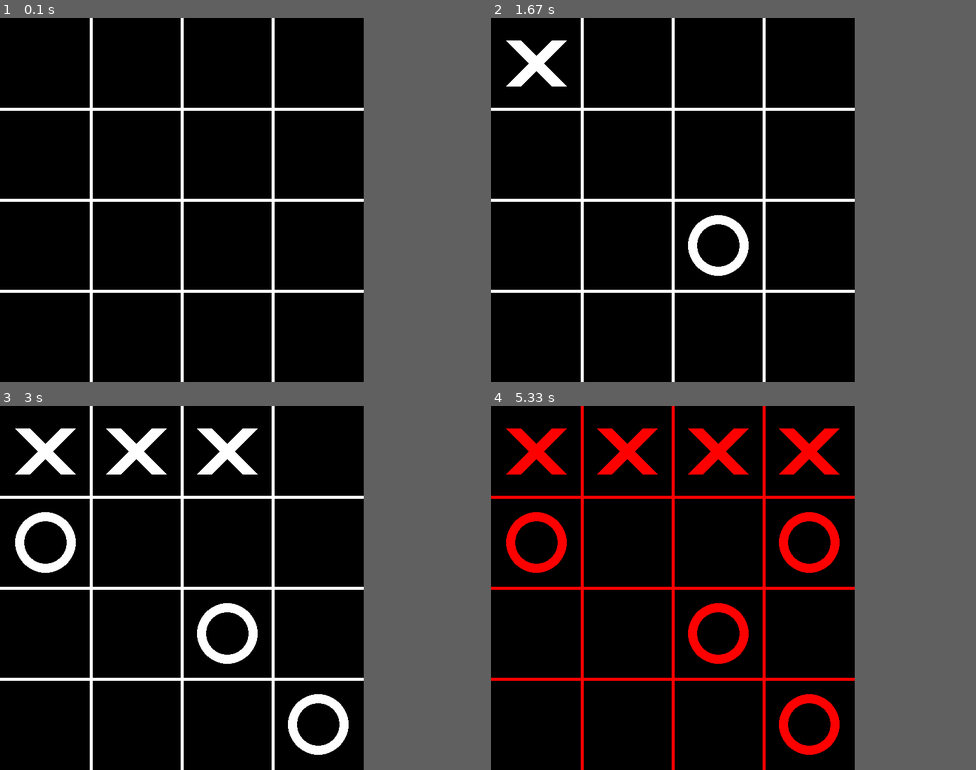
Above: before the commit, frames 1-4 (two rows, left to right).
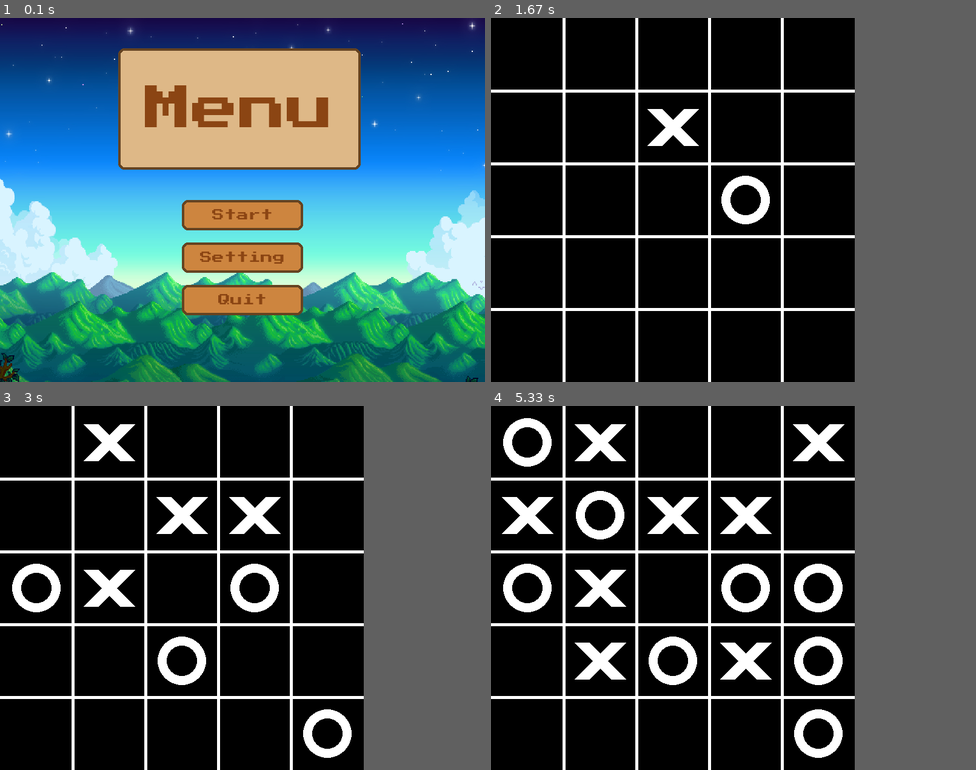
Above: after the commit, the same moments.

Repository: reality8080/PyGame-Caro-Demo
Game: pygame game, started from main.py
The game is run twice, just before and just after one commit, with the same random seed, the same clock (stepped at 60 frames per second) and the same inputs.
Inputs (mouse positions are in pixels of both pictures, inside the frame that each line leads up to):
- Up to frame 1 (0.1 s): no input
- Up to frame 2 (1.67 s): click (733, 200) at 0.38 s; click (588, 203) at 0.72 s; hold R 1-1.47 s; click (714, 232) at 1.55 s
- Up to frame 3 (3 s): click (53, 577) at 1.88 s; click (184, 624) at 2.22 s; click (320, 726) at 2.55 s
- Up to frame 4 (5.33 s): click (801, 682) at 3.38 s; click (806, 558) at 3.72 s; click (558, 540) at 4.05 s; click (563, 464) at 4.38 s; click (588, 653) at 4.72 s; click (592, 522) at 5.05 s
In our replay, in frame 1 the window is 600x600 before the commit and 800x600 after it. These sizes can differ from the game's own. Grey fills any space a smaller window leaves; there, only what the larger window draws over its background counts as a difference.

The runs differ from the first frame. In frame 1, 98% of the frame differs, in the area x 0-100%, y 0-100%; in frame 2, 11%; in frame 3, 16%; in frame 4, 22%.

Commit message:
Save_5_4_2025

Diff:
--- a/InformedSearch/BestFirstSearch.py
+++ b/InformedSearch/BestFirstSearch.py
@@ -10,9 +10,9 @@
                 score += 10
             elif checkBoard[row][col] == 1:  # Người chơi
                 score -= 10
-    if checkWin( checkBoard,2):
+    if checkWin( checkBoard,2,boardRows,boardCols):
         return 1000
-    elif checkWin( checkBoard,1):
+    elif checkWin( checkBoard,1,boardRows,boardCols):
         return -1000
     return score
 
@@ -25,7 +25,7 @@
         for col in range(boardCols):
             if(board[row][col]==0):
                 board[row][col]=opponent
-                if checkWin(board,opponent):
+                if checkWin(board,opponent,boardRows,boardCols):
                     board[row][col]=0
                     markSquare(board,row,col,2)
                     return True
--- a/InformedSearch/miniMax.py
+++ b/InformedSearch/miniMax.py
@@ -1,70 +1,199 @@
 from checkWin import checkWin
 from isFullBoard import isBoardFull
 from MarkSquare import markSquare
+from concurrent.futures import ThreadPoolExecutor
+import numpy as np
+from functools import lru_cache
+
+# Do sau
+maxDepth=5
+# Moi do sau chon ra
+beamWidth=5
+
+def evaluatePosition(board, boardRows,boardCols,player,row,col):
+    winCondition = min(5, min(boardRows, boardCols))
+    allDirections=[(-1,0),(0,-1),(1,0),(0,1),(-1,-1),(-1,1),(1,-1),(1,1)]
+    totalScore=0
+
+    for dr,dc in allDirections:
+        count = 1
+        blocked=0
+        for i in range(1, winCondition):
+            r,c = row + dr*i, col + dc*i
+            if 0 <= r < boardRows and 0 <= c <boardCols:
+                if board[r][c]==player:
+                    count+=1
+                elif board[r][c] == 0:
+                    break
+                else:
+                    blocked+=1
+                    break
+
+        if count >= winCondition:
+            return 100000
+        score = 0
+        if count == 4 and blocked ==0:
+            score = 10000
+        elif count == 3 and blocked == 0:
+            score = 1000
+        else:
+            score = count ** 3
+
+        r1,c1=row-dr,col-dc
+        r2,c2=row+dr*count,col+dc*count
+        openEnds=0
+        if 0<=r1<boardRows and 0<=c1<boardCols and board[r1][c1]==0:
+            openEnds+=1
+        if 0<=r2<boardRows and 0<=c2<boardCols and board[r2][c2]==0:
+            openEnds+=1
+        totalScore += score*(openEnds+1)
+    centerDist=abs(row-boardRows//2)+abs(col-boardCols//2)
+    totalScore+=(boardRows//2-centerDist)*10
+    return totalScore
+
+def evaluateOpenness(board, row, col,dr,dc,count, player, boardRows, boardCols):
+    openEnds=0
+
+    r1,c1 = row -dr, col - dc
+    if 0 <= r1 < boardRows and 0 <= c1 < boardCols and board[r1][c1] == 0:
+        openEnds+=1
+    r2,c2 = row + dr*count, col + dc*count
+    if 0 <= r2 < boardRows and 0 <= c2 < boardCols and board[r2][c2] == 0:
+        openEnds+=1
+    return openEnds * 10 *count
+
 
 def evaluateBoard(checkBoard,boardRows,boardCols):
     score = 0
     for row in range(boardRows):
         for col in range(boardCols):
             if checkBoard[row][col] == 2:  # AI
-                score += 10
+                score += evaluatePosition(checkBoard,row,col,2,boardRows,boardCols)
+                if (row>=boardRows//2-1 and
+                    row <=boardRows//2+1 and
+                    col >=boardCols//2-1 and
+                    col <= boardCols//2+1):
+                    score+=3
             elif checkBoard[row][col] == 1:  # Người chơi
-                score -= 10
-    if checkWin( checkBoard,2):
-        return 1000
-    elif checkWin( checkBoard,1):
-        return -1000
+                score -= evaluatePosition(checkBoard,row,col,1,boardRows, boardCols)
+    if checkWin( checkBoard,2,boardRows,boardCols):
+        return 100000
+    elif checkWin( checkBoard,1,boardRows,boardCols):
+        return -100000
     return score
 
+def quickEvaluate(board, row, col, boardRows, boardCols):
+
+    player=board[row][col]
+    opponent= 1 if player==2 else 2
+    attackScore = evaluatePosition(board, row,col, player, boardRows, boardCols)
+    board[row][col]=opponent
+    defenceScore=evaluatePosition(board,row,col,opponent,boardRows, boardCols)*0.8
+    board[row][col]=player
+    return attackScore+defenceScore
+
+def getRelevantMoves(board, boardRows, boardCols):
+    relevantMoves = set()
+    directions = [
+        (-1,-1),(-1,0),(-1,1),
+        (0,-1),         (0,1),
+        (1,-1),  (1,0), (1,1)
+    ]
+
+    for row in range(boardRows):
+        for col in range(boardCols):
+            if board[row][col]!=0:
+                for dr, dc in directions:
+                    r,c =row +dr, col +dc
+                    if 0 <= r <boardRows and 0 <= c < boardCols and board[r][c] == 0:
+                        relevantMoves.add((r,c))
+
+    if not relevantMoves and board[boardRows//2][boardCols//2] == 0:
+        return [(boardRows//2,boardCols//2)]
+
+    return list(relevantMoves)
+
 #Thuat toan tim kiem toi uu MiniMax
-maxDepth=4
-def minimax(minimaxBoard, boardRows, boardCols, depth, isMaximizing,alpha,beta):
-    score=evaluateBoard(minimaxBoard,boardRows,boardCols)
-    if score==1000 or score == -1000 or isBoardFull(minimaxBoard, boardRows, boardCols) or depth>=maxDepth:
-        return score
-    if isMaximizing:
-        bestScore = -float('inf')
-        # Lặp qua tất cả các ô
-        for row in range(boardRows):
-            for col in range(boardCols):
-                if minimaxBoard[row][col] == 0:
-                    minimaxBoard[row][col] = 2
-                    bestScore=max(bestScore,minimax(minimaxBoard,boardRows, boardCols, depth+1, False,alpha,beta))
-                    # Gọi đệ quy và lưu điểm với lớn nhất cho AI
-                    minimaxBoard[row][col] = 0
-                    alpha = max(alpha, bestScore)
-                    if beta <=alpha:
-                        break
-        return bestScore
-    else:
-        bestScore = float('inf')
-        for row in range(boardRows):
-            for col in range(boardCols):
-                if minimaxBoard[row][col] == 0:
-                    minimaxBoard[row][col] = 1
-                    bestScore = min(bestScore, minimax(minimaxBoard, boardRows, boardCols, depth+1,True,alpha,beta))
-                    minimaxBoard[row][col] = 0
-                    beta=min(beta,bestScore)
-                    if beta <=alpha:
-                        break
-        return bestScore
+
+minimaxCache={}
+
+def minimax(board, boardRows, boardCols, depth, isMaximizing, alpha, beta):
+    boardTuple = tuple(map(tuple, board))
+    cacheKey=(boardTuple,depth,isMaximizing,alpha,beta)
+    if cacheKey in minimaxCache:
+        return minimaxCache[cacheKey]
+
+    if checkWin(board,2,len(board),len(board[0])):
+        return float('inf')
+    if checkWin(board,1,len(board),len(board[0])):
+        return float('-inf')
+    if isBoardFull(board,len(board),len(board[0])) or depth>=maxDepth:
+        return evaluateBoard(board,boardRows,boardCols)
+
+
+    possibleMoves = getRelevantMoves(board, len(board),len(board[0]))
+
+    scoredMoves=[]
+    for row, col in possibleMoves:
+        board[row][col] = 2 if isMaximizing else 1
+        score = quickEvaluate(board, row, col, len(board),len(board[0]))
+        board[row][col] = 0
+        scoredMoves.append((score,row,col))
+
+    scoredMoves.sort(reverse=isMaximizing, key=lambda x:x[0])
+    topMoves=scoredMoves[:beamWidth]
+
+    bestScore = float('-inf') if isMaximizing else float('inf')
+
+    for _, row, col in topMoves:
+        board[row][col]=2 if isMaximizing else 1
+        score = minimax(board, boardRows, boardCols,depth+1, not isMaximizing,alpha,beta)
+        board[row][col]=0
+        if isMaximizing:
+            bestScore=max(bestScore,score)
+            alpha=max(alpha,bestScore)
+        else:
+            bestScore=min(bestScore,score)
+            beta=min(beta,bestScore)
+        if beta <= alpha:
+            break
+    minimaxCache[cacheKey]=bestScore
+    return bestScore
+
+def evaluateMoveWrapper(args):
+    board, move, boardRows, boardCols, alpha, beta = args
+    row, col = move
+    boardCopy=np.copy(board)
+    boardCopy[row][col]=2
+    boardTuple = tuple(map(tuple, boardCopy))
+    score=minimax(boardCopy, boardRows, boardCols, 0, False, alpha, beta)
+    return (score, row, col)
+
 # Duyệt qua từng ô và suy diễn ra ô có điểm số cao nhất
 def bestMoveMiniMax(board, boardRows, boardCols):
-    bestScore=-float('inf')
-    move=(-1,-1)
-    for row in range (boardRows):
-        for col in range(boardCols):
-            if board[row][col]==0:
-                # Thử đánh
-                board[row][col]=2
-                # Lấy điểm số lớn nhất
-                score= minimax(board,boardRows, boardCols, 0,False,-float('inf'),float('inf'))
-                board[row][col]=0
-                # kiểm tra điểm số cao nhất
-                if score>bestScore:
-                    bestScore=score
-                    move=(row,col)
-    if move != (-1,-1):
-        markSquare(board,move[0], move[1],player=2)
+    bestScore=float('-inf')
+    bestMove=(-1,-1)
+    alpha = float('-inf')
+    beta = float('inf')
+
+    possibleMoves=getRelevantMoves(board, boardRows, boardCols)
+    if not possibleMoves:
+        return False
+
+
+    tasks=[(board, move, boardRows, boardCols, alpha,beta) for move in possibleMoves]
+
+    with ThreadPoolExecutor() as executor:
+        results=list(executor.map(evaluateMoveWrapper, tasks))
+
+
+    for score,row,col in results:
+        if(score>bestScore):
+            bestScore=score
+            bestMove=(row,col)
+            alpha = max(alpha,bestScore)
+
+    if bestMove!=(-1,-1):
+        markSquare(board,bestMove[0], bestMove[1],2)
         return True
     return False
--- a/checkWin.py
+++ b/checkWin.py
@@ -1,9 +1,9 @@
-boardRows = 4
-boardCols = 4
+# boardRows = 4
+# boardCols = 4
 
-def checkWin(checkBoard,player):
-    winCondition = boardCols if boardCols >= boardCols else boardCols-1 # Sửa số quân cần thắng
-
+def checkWin(checkBoard,player,boardRows,boardCols):
+    # winCondition = boardCols if boardCols >= boardCols else boardCols-1 # Sửa số quân cần thắng
+    winCondition = min(5, min(boardRows, boardCols))
     # Kiểm tra hàng ngang
     for row in range(boardRows):
         for col in range(boardCols - winCondition + 1):
--- a/index.py
+++ b/index.py
@@ -2,6 +2,8 @@
 import numpy as np
 import pygame
 from collections import deque
+
+import asyncio
 
 # from InformedSearch.AStar import AStar
 from checkWin import checkWin
@@ -27,8 +29,8 @@
 # Duong ke
 LINEWIDTH = 5
 FPS = 60
-boardRows = 4
-boardCols = 4
+boardRows =5
+boardCols = 5
 # Kich thuoc o
 squareSize= WIDTH//boardCols
 circleRadius = squareSize//3
@@ -55,7 +57,8 @@
 
 # khởi tạo game
 
-
+async def callMiniMax(board,boardRows,boardCols):
+    return await bestMoveMiniMax(board,boardRows,boardCols)
 
 def restartGame(screen,board):
     screen.fill(Black)
@@ -90,20 +93,20 @@
                 # Người chơi
                 if availableSquare(board,mouseY,mouseX):
                     markSquare(board,mouseY,mouseX, player)
-                    if checkWin(checkBoard=board,player=player):
+                    if checkWin(checkBoard=board,player=player,boardRows=boardRows,boardCols=boardCols):
+                        gameOver=True
+                    elif isBoardFull(board, boardRows, boardCols):
                         gameOver=True
                     player=player%2+1
                 # AI đánh
-                    if not gameOver:
+                    if not gameOver and not isBoardFull(board,boardRows, boardCols):
                         # if AStar(board,boardRows,boardCols):
                         # if bestMove(board,boardRows,boardCols):
-                        if bestMoveBFS(board,boardRows,boardCols):
-                            if checkWin(board,player=2):
-                                gameOver=True
-                            player=player%2+1
-                    if not gameOver:
-                        if isBoardFull(board,boardRows, boardCols):
+                        # if bestMoveBFS(board,boardRows,boardCols):
+                        moveMode= bestMoveMiniMax(board,boardRows,boardCols)
+                        if moveMode and checkWin(board,player=2,boardRows=boardRows,boardCols=boardCols):
                             gameOver=True
+                        player=player%2+1
             if event.type==pygame.KEYDOWN:
                 if event.key==pygame.K_r:
                     restartGame(screen,board)
@@ -112,10 +115,10 @@
         if not gameOver:
             drawFigures(screen,board,boardRows,squareSize,boardCols,White,crossWidth,circleRadius,circleWidth)
         else:
-            if checkWin(board,1):
+            if checkWin(board,1,boardRows,boardCols):
                 drawFigures(screen,board,boardRows,squareSize,boardCols,Green,crossWidth,circleRadius,circleWidth)
                 drawLines(screen,squareSize,boardRows,Green,WIDTH,HEIGHT,LINEWIDTH)
-            elif checkWin(board,2):
+            elif checkWin(board,2,boardRows,boardCols):
                 drawFigures(screen,board,boardRows,squareSize,boardCols,Red,crossWidth,circleRadius,circleWidth)
                 drawLines(screen,squareSize,boardRows,Red,WIDTH,HEIGHT,LINEWIDTH)
             else:
@@ -123,5 +126,5 @@
                 drawLines(screen,squareSize,boardRows,Blue,WIDTH,HEIGHT,LINEWIDTH)
         pygame.display.update()
         pygame.time.Clock().tick(FPS)
-
-start()
+if __name__ == "__main__":
+    start()
--- a/main.py
+++ b/main.py
@@ -1,6 +1,7 @@
 import pygame
 import sys
 import index
+
 
 
 pygame.init()
@@ -72,6 +73,7 @@
                 index.start()
             if buttonSetting.collidepoint(mouseX,mouseY):
                 print("Setting")
+
             if buttonQuit.collidepoint(mouseX,mouseY):
                 print("Quit")
                 running=False
